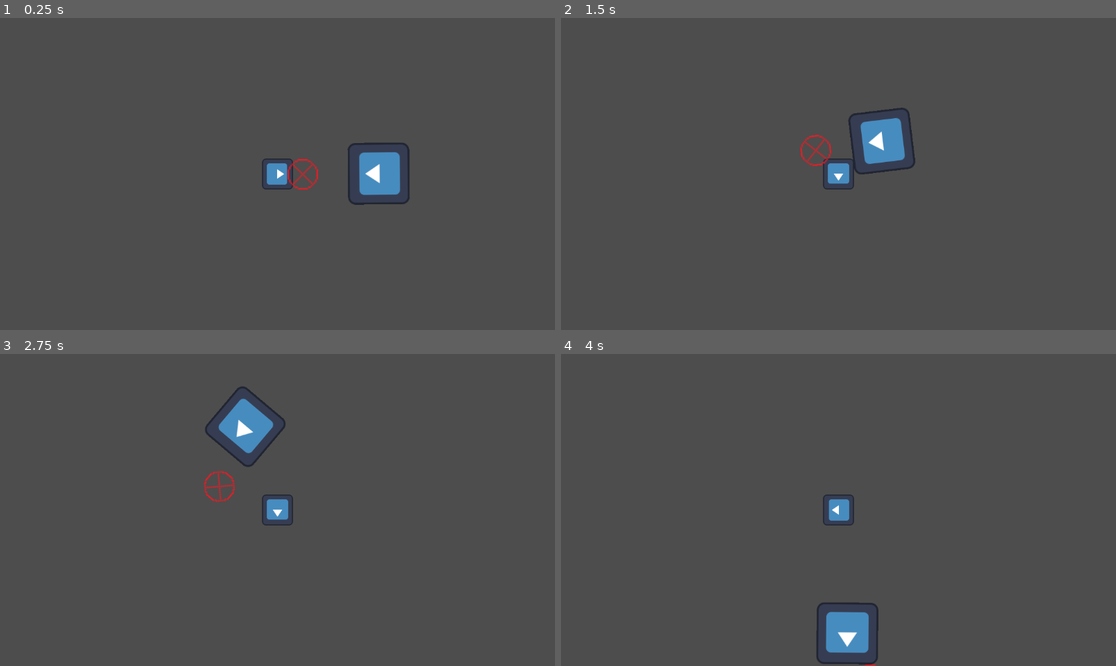
Above: before the commit, frames 1-4 (two rows, left to right).
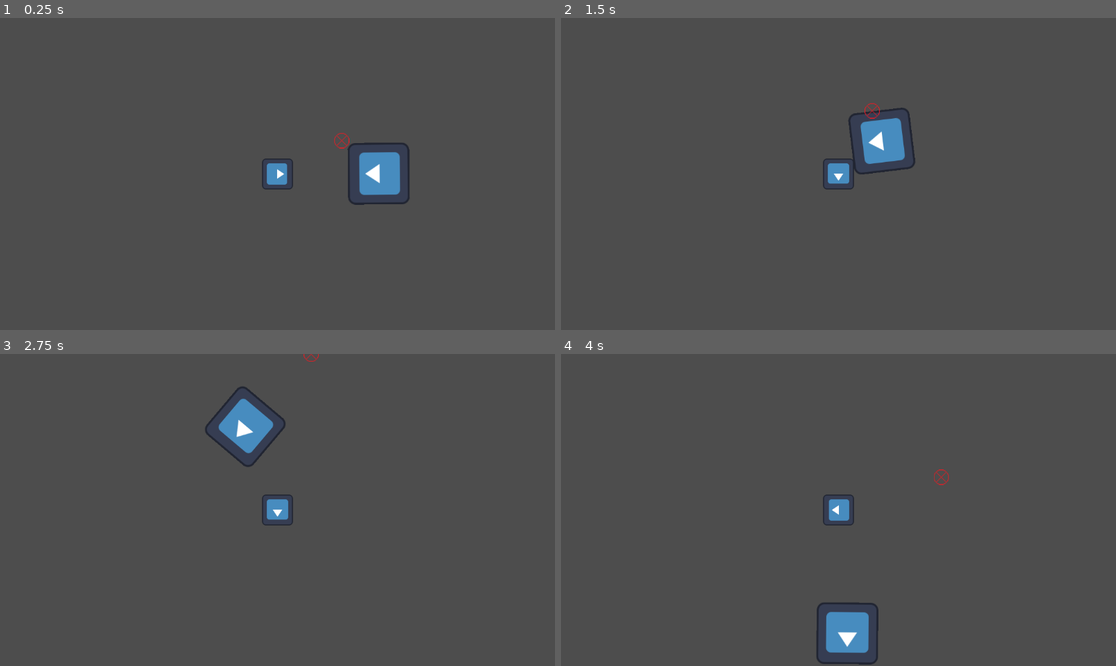
Above: after the commit, the same moments.

Repository: questionmark5482/Beat-Hunter
Game: Godot game, scene res://Scenes/stage.tscn
Same seed, same stepped clock (60 frames per second), same inputs: the game is played once before the commit and once after it. The engine's default icon, where the game draws it, is replaced by a stand-in: a white triangle on a blue panel in a dark square.
Inputs:
- Up to frame 1 (0.25 s): no input
- Up to frame 2 (1.5 s): hold Right (ui_right) 0.53-1.28 s; hold J (attack) 0.53-1.28 s; hold Down (ui_down) from 1.28 s (still down); tap J (attack) at 1.35 s
- Up to frame 3 (2.75 s): release Down (ui_down) at 2.03 s; hold Right (ui_right) from 2.03 s (still down); hold Space (dance) from 2.03 s (still down); tap J (attack) at 2.3 s
- Up to frame 4 (4 s): release Right (ui_right) at 2.78 s; release Space (dance) at 2.78 s; hold Up (ui_up) 2.78-3.53 s; tap K (defend) at 2.85 s; tap J (attack) at 3.05, 3.8 s; hold Left (ui_left) from 3.53 s (still down); hold L (dodge) from 3.53 s (still down)

The runs differ from the first frame. In frame 1, 0.2% of the frame differs, in the area x 51-63%, y 36-56%; in frame 2, 0.2%, in the area x 43-58%, y 27-48%; in frame 3, 0.2%; in frame 4, less than 0.1%.

Commit message:
Align attack_box to beats

Diff:
--- a/Scenes/monster.tscn
+++ b/Scenes/monster.tscn
@@ -1,9 +1,7 @@
-[gd_scene load_steps=10 format=3 uid="uid://do1c08fvn57es"]
+[gd_scene load_steps=7 format=3 uid="uid://do1c08fvn57es"]
 
 [ext_resource type="Script" path="res://Scripts/monster.gd" id="1_r1c88"]
 [ext_resource type="Texture2D" uid="uid://dcap3h1bilchx" path="res://icon.svg" id="1_wk683"]
-[ext_resource type="Script" path="res://Scripts/Monster_attack_box.gd" id="3_4mw5r"]
-[ext_resource type="Texture2D" uid="uid://be8w23eci5djc" path="res://Textures/monster_attack_box.png" id="4_50jvh"]
 
 [sub_resource type="Animation" id="Animation_53024"]
 length = 0.001
@@ -68,8 +66,6 @@
 [sub_resource type="RectangleShape2D" id="RectangleShape2D_x0t05"]
 size = Vector2(65, 65)
 
-[sub_resource type="CircleShape2D" id="CircleShape2D_o0tkg"]
-
 [node name="Monster" type="CharacterBody2D"]
 scale = Vector2(2, 2)
 script = ExtResource("1_r1c88")
@@ -88,20 +84,3 @@
 scale = Vector2(2, 2)
 shape = SubResource("RectangleShape2D_x0t05")
 debug_color = Color(0.976471, 0.14902, 0, 0.419608)
-
-[node name="Monster_attack_box" type="Node2D" parent="."]
-position = Vector2(0, -150)
-script = ExtResource("3_4mw5r")
-
-[node name="Attack_area" type="Area2D" parent="Monster_attack_box"]
-
-[node name="CollisionShape2D" type="CollisionShape2D" parent="Monster_attack_box/Attack_area"]
-scale = Vector2(3, 3)
-shape = SubResource("CircleShape2D_o0tkg")
-
-[node name="Sprite2D" type="Sprite2D" parent="Monster_attack_box/Attack_area/CollisionShape2D"]
-texture = ExtResource("4_50jvh")
-
-[node name="Track_timer" type="Timer" parent="Monster_attack_box"]
-
-[node name="Explode_timer" type="Timer" parent="Monster_attack_box"]
--- a/Scenes/stage.tscn
+++ b/Scenes/stage.tscn
@@ -1,8 +1,9 @@
-[gd_scene load_steps=4 format=3 uid="uid://ba8j456xh62iy"]
+[gd_scene load_steps=5 format=3 uid="uid://ba8j456xh62iy"]
 
 [ext_resource type="PackedScene" uid="uid://0mrhihhtxc8w" path="res://Scenes/beats_manager.tscn" id="1_o6i02"]
 [ext_resource type="PackedScene" uid="uid://do1c08fvn57es" path="res://Scenes/monster.tscn" id="3_217rf"]
 [ext_resource type="PackedScene" uid="uid://by3j1k0kwphdg" path="res://Scenes/player.tscn" id="3_dvebp"]
+[ext_resource type="PackedScene" uid="uid://kt7mqligm2ml" path="res://monster_attack_box.tscn" id="4_5hlwx"]
 
 [node name="Stage" type="Node2D"]
 
@@ -14,3 +15,5 @@
 [node name="Monster" parent="." instance=ExtResource("3_217rf")]
 position = Vector2(206, -2)
 rotation = -1.57079
+
+[node name="Monster_attack_box" parent="." instance=ExtResource("4_5hlwx")]
--- a/Scripts/BeatsManager.gd
+++ b/Scripts/BeatsManager.gd
@@ -48,9 +48,7 @@
 
 func time_to_following_beat(n: int) -> float:
 	var current_time = Time.get_unix_time_from_system() - start_time
-	return n * beat_interval + current_time - current_beat_time
-
-
+	return n * beat_interval - current_time + current_beat_time
 
 # Callbacks
 func _on_timer_timeout():
--- a/Scripts/Monster_attack_box.gd
+++ b/Scripts/Monster_attack_box.gd
@@ -5,7 +5,11 @@
 var player_direction: Vector2
 var move_direction: Vector2
 var is_tracking: bool = false
-var track_speed: float = 1
+var track_speed: float = 100
+var track_time: float
+var explode_time: float
+var track_beat: int = 1
+var explode_beat: int = 1
 
 
 
@@ -26,16 +30,26 @@
 	attack_area = get_node("Attack_area")
 	track_timer = get_node("Track_timer")
 	explode_timer = get_node("Explode_timer")
-#	print(attack_move.attack_name)
 
 	# Get other nodes:
-	beats_manager = get_parent().get_parent().get_node("BeatsManager")
-	player = get_parent().get_parent().get_node("Player")
+	beats_manager = get_parent().get_node("BeatsManager")
+	player = get_parent().get_node("Player")
 
 
 	# Connect signals:
 
+	# Others
 	is_tracking = true
+	track_timer.one_shot = true
+	explode_timer.one_shot = true
+	track_time = beats_manager.time_to_following_beat(track_beat)
+	explode_time = explode_beat * beats_manager.beat_interval
+	print(track_time)
+	print(explode_time)
+	track_timer.start(track_time)
+	explode_timer.start(track_time + explode_time)
+#	track_timer.start(1)
+#	explode_timer.start(2)
 
 func _process(delta):
 	if is_tracking:
@@ -47,6 +61,16 @@
 func handle_tracking(delta):
 	player_vector = player.get_global_transform().origin - self.get_global_transform().origin
 	player_direction = player_vector.normalized()
-	var displacement = player_direction * track_speed
+	var displacement = player_direction * track_speed * delta
 	set_global_position(self.get_global_transform().origin + displacement)
 	pass
+
+
+
+# Callbacks
+func _on_track_timer_timeout():
+	print("Done tracking")
+	is_tracking = false
+
+func _on_explode_timer_timeout():
+	print("Explode!")
--- a/Scripts/Player_state_machine.gd
+++ b/Scripts/Player_state_machine.gd
@@ -53,7 +53,6 @@
 	health_bar.health_changed.connect(_on_health_changed)
 	weapon.fired.connect(_on_weapon_fired)
 	beats_manager.beat_information.connect(_on_beat)
-
 
 func _physics_process(delta):
 #	print(str(beats_manager.calculate_input_beat(Time.get_unix_time_from_system())))
--- /dev/null
+++ b/monster_attack_box.tscn
@@ -0,0 +1,26 @@
+[gd_scene load_steps=4 format=3 uid="uid://kt7mqligm2ml"]
+
+[ext_resource type="Script" path="res://Scripts/Monster_attack_box.gd" id="1_70f77"]
+[ext_resource type="Texture2D" uid="uid://be8w23eci5djc" path="res://Textures/monster_attack_box.png" id="2_cup82"]
+
+[sub_resource type="CircleShape2D" id="CircleShape2D_o0tkg"]
+
+[node name="Monster_attack_box" type="Node2D"]
+position = Vector2(0, -150)
+script = ExtResource("1_70f77")
+
+[node name="Attack_area" type="Area2D" parent="."]
+
+[node name="CollisionShape2D" type="CollisionShape2D" parent="Attack_area"]
+scale = Vector2(3, 3)
+shape = SubResource("CircleShape2D_o0tkg")
+
+[node name="Sprite2D" type="Sprite2D" parent="Attack_area/CollisionShape2D"]
+texture = ExtResource("2_cup82")
+
+[node name="Track_timer" type="Timer" parent="."]
+
+[node name="Explode_timer" type="Timer" parent="."]
+
+[connection signal="timeout" from="Track_timer" to="." method="_on_track_timer_timeout"]
+[connection signal="timeout" from="Explode_timer" to="." method="_on_explode_timer_timeout"]
Not shown, changed: To-do List.txt
